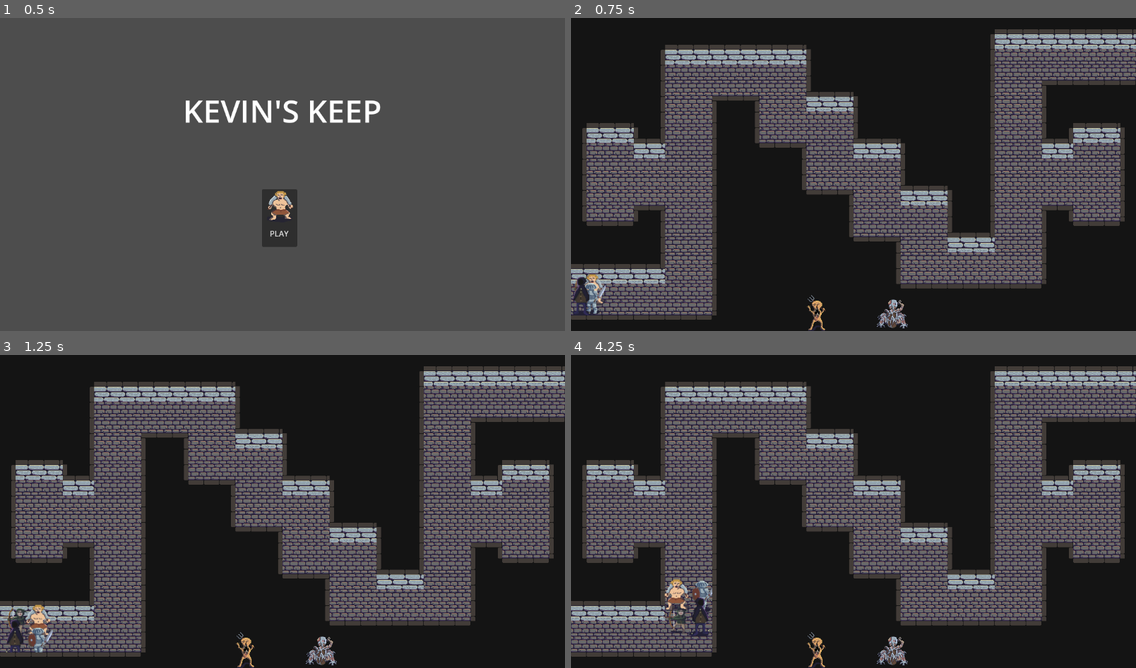
Above: before the commit, frames 1-4 (two rows, left to right).
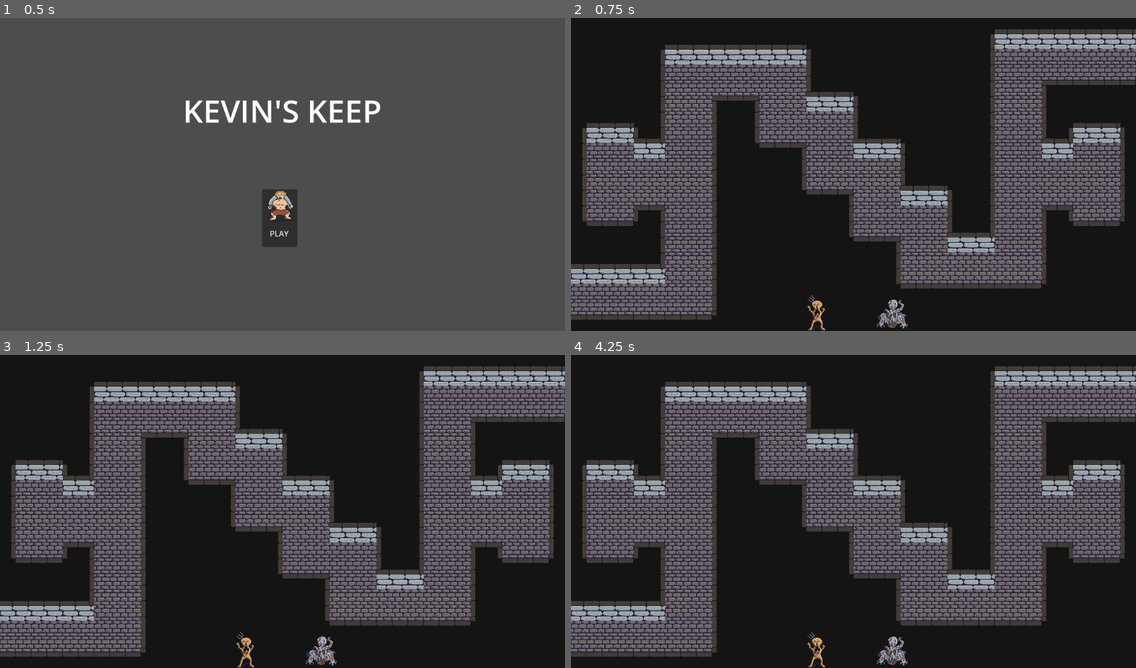
Above: after the commit, the same moments.

Repository: rpgboyari/GMTKGameJam2023
Game: Godot game, scene res://Title_Screen.tscn
Same seed, same stepped clock (60 frames per second), same inputs: the game is played once before the commit and once after it.
Inputs (mouse positions are in pixels of both pictures, inside the frame that each line leads up to):
- Up to frame 1 (0.5 s): no input
- Up to frame 2 (0.75 s): click "PLAY" at 0.5 s
- Up to frame 3 (1.25 s): no input
- Up to frame 4 (4.25 s): click (893, 652) at 1.25 s; click (813, 649) at 2 s; tap Enter (ui_accept) at 2.75, 3.02, 3.77 s; move the mouse to (977, 495) at 2.77 s; hold Right (ui_right) from 2.78 s (still down); tap Space (Weapon_Test) at 2.85, 3.6 s; click (977, 495) at 2.92 s; move the mouse to (740, 527) at 3.52 s

Frame 1 is identical in both runs. In frame 2, 0.5% of the frame differs, in the area x 0-7%, y 81-95%; in frame 3, 0.7%; in frame 4, 0.8%, in the area x 16-25%, y 71-90%.

Commit message:
Heroes no longer need to be children of Party
Currently broken

Diff:
--- a/Scenes/Heroes/Party.tscn
+++ b/Scenes/Heroes/Party.tscn
@@ -1,21 +1,10 @@
-[gd_scene load_steps=6 format=3 uid="uid://klbbqwbyny2e"]
+[gd_scene load_steps=2 format=3 uid="uid://klbbqwbyny2e"]
 
 [ext_resource type="Script" path="res://Scripts/Heroes/Party.gd" id="1_5ydpr"]
-[ext_resource type="PackedScene" uid="uid://dvauy3vkyqs2u" path="res://Scenes/Heroes/Archer.tscn" id="2_jjydw"]
-[ext_resource type="PackedScene" uid="uid://b1oh4peeh0w7g" path="res://Scenes/Heroes/Barbarian.tscn" id="3_aubj8"]
-[ext_resource type="PackedScene" uid="uid://cyav7cb3i21f4" path="res://Scenes/Heroes/Knight.tscn" id="4_3ay6j"]
-[ext_resource type="PackedScene" uid="uid://dkxru42b4ie05" path="res://Scenes/Heroes/Rogue.tscn" id="6_nbd3i"]
 
 [node name="Party" type="PathFollow2D"]
+y_sort_enabled = true
 script = ExtResource("1_5ydpr")
 max_hp = 20
-max_potions = 6
+max_potions = 3
 group_travel_speed = 100
-
-[node name="Archer" parent="." instance=ExtResource("2_jjydw")]
-
-[node name="Barbarian" parent="." instance=ExtResource("3_aubj8")]
-
-[node name="Knight" parent="." instance=ExtResource("4_3ay6j")]
-
-[node name="Rogue" parent="." instance=ExtResource("6_nbd3i")]
--- a/Scripts/AI_Entity.gd
+++ b/Scripts/AI_Entity.gd
@@ -8,7 +8,8 @@
 enum LONG_TERM_STATE {MARCHING, FIGHTING, LOOTING, GROUPING, IDLING}
 var long_term_state: LONG_TERM_STATE
 
-@onready var navigation_agent: NavigationAgent2D = $NavigationAgent2D
+#@onready var navigation_agent: NavigationAgent2D = $NavigationAgent2D
+var navigation_agent: NavigationAgent2D
 
 @export var group_top: bool
 @export var group_right: bool
@@ -21,7 +22,10 @@
 var destination: Vector2
 
 func _ready():
+	print_debug(str(self) + " getting ready")
 	super()
+	navigation_agent = $NavigationAgent2D
+	print_debug("in: " + str(self) + "'s ready, navigation_agent set to " + str(navigation_agent))
 	var group_offset_x = 30 if group_right else -30
 	var group_offset_y = -30 if group_top else 30
 	group_offset = group_offset_x * Vector2.RIGHT + group_offset_y * Vector2.DOWN
--- a/Scripts/Heroes/Party.gd
+++ b/Scripts/Heroes/Party.gd
@@ -11,8 +11,16 @@
 var potions = max_potions
 @export var group_travel_speed: int
 
-@onready var party = {"archer":$Archer, "barbarian":$Barbarian,
-		"knight":$Knight, "rogue":$Rogue}
+const Archer = preload("res://Scenes/Heroes/Archer.tscn")
+const Barbarian = preload("res://Scenes/Heroes/Barbarian.tscn")
+const Knight = preload("res://Scenes/Heroes/Knight.tscn")
+const Rogue = preload("res://Scenes/Heroes/Rogue.tscn")
+
+@onready var party: Dictionary = {
+		"archer":Archer.instantiate(),
+		"barbarian":Barbarian.instantiate(),
+		"knight":Knight.instantiate(),
+		"rogue":Rogue.instantiate()}
 
 var enemies_detected = 0
 var walking_progress = 0
@@ -20,16 +28,19 @@
 var previous_position
 
 func _ready():
-	previous_position = position
-	progress = 0.0
-	start_walking()
-
 	for key in party:
 		party[key].damaged.connect(_on_party_member_damaged)
 		party[key].enemy_detected.connect(_on_enemy_detected)
 		party[key].enemy_undetected.connect(_on_enemy_undetected)
 		#party_member.no_enemies_detected.connect(_on_no_enemies_detected)
 		party[key].destination_reached.connect(_on_party_member_done_walking)
+		party[key].position = position
+		add_child(party[key])
+
+	previous_position = position
+	progress = 0.0
+	get_tree().create_timer(1).timeout.connect(start_walking)
+
 	#call_deferred("party_setup")
 
 func _physics_process(delta):
@@ -37,6 +48,10 @@
 		progress += group_travel_speed * delta
 		var vector_travelled = position - previous_position
 		var direction_travelled = vector_travelled.normalized()
+
+		for key in party:
+			party[key].position += vector_travelled
+
 		if !travel_direction or travel_direction != direction_travelled:
 			travel_direction = direction_travelled
 			start_walking()
--- a/Scripts/MusicPlayer.gd
+++ b/Scripts/MusicPlayer.gd
@@ -47,6 +47,7 @@
 		finish_changing_track()
 	elif current_track == dungeon_theme_intro:
 		current_track = dungeon_theme_loop
+		finish_changing_track()
 	else:
 		play()
 
